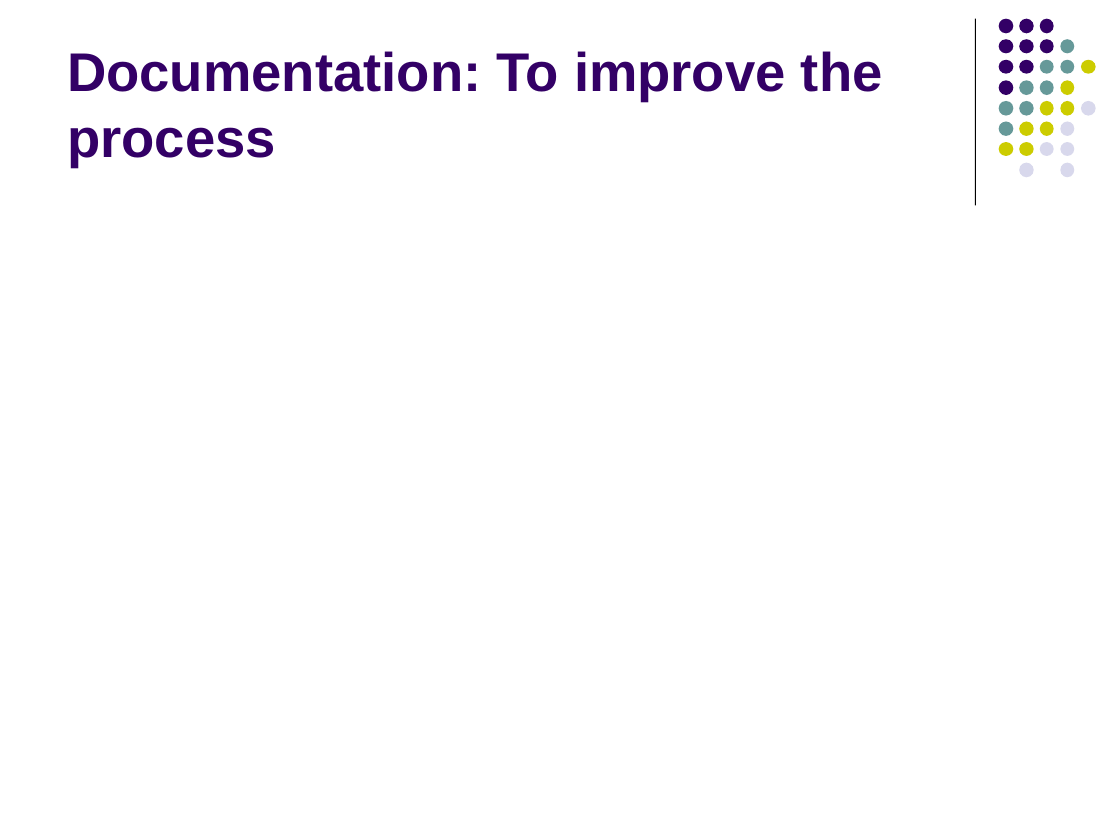
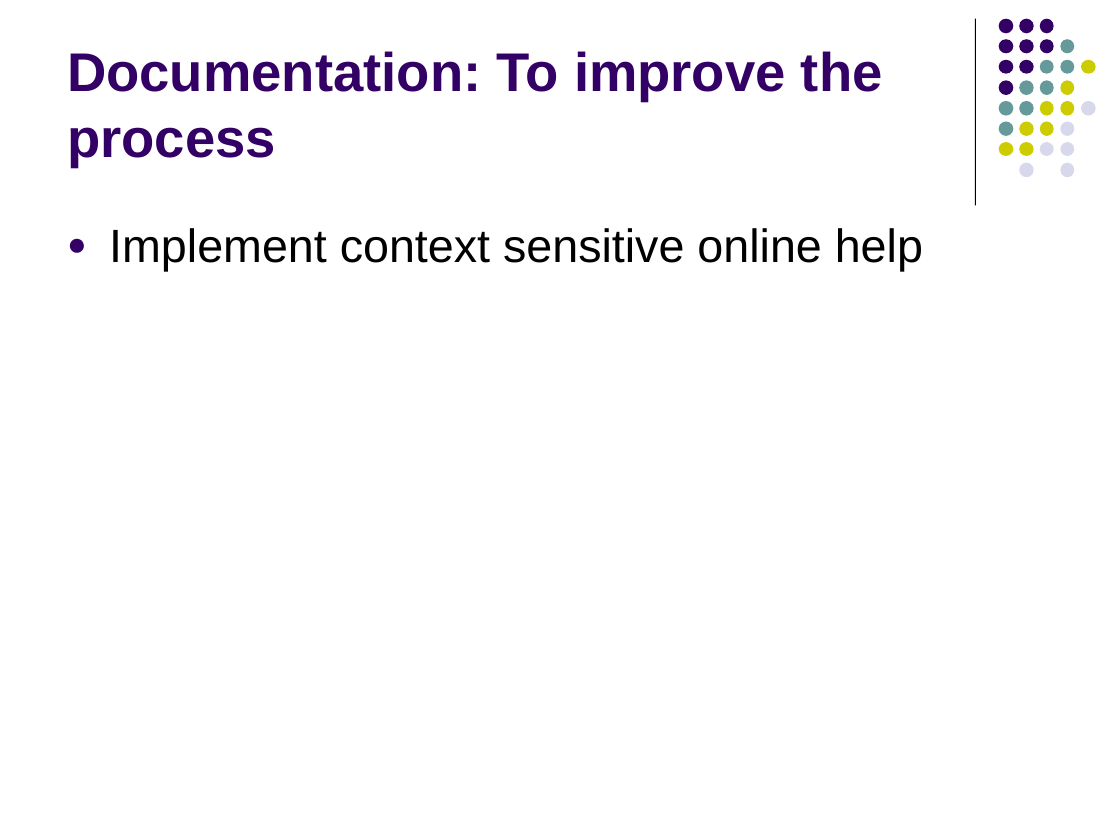
Before and after one commit to NCIP/caarray-docs, a slide deck: slide 16 of project_management/reports/2.3.0_project_portmortem.ppt (slide 15 before the commit). Drawn at 1120x840 pixels with LibreOffice and Linux fonts; fonts in the diff are those of the drawing. Boxes give left, top, right and bottom in pixels: in the first picture for what was removed or moved away, otherwise in the second. Text is boxed around its words. In the diff, an @@ line names an element or a change of style, - is before the commit and + after.

Commit message:
updated w/ documentation and systems input.

```diff
--- a/project_management/reports/2.3.0_project_portmortem.ppt
+++ b/project_management/reports/2.3.0_project_portmortem.ppt
@@ text added at (x1=109, y1=228, x2=923, y2=272), 30 pt, text #000000 @@
+● Implement context sensitive online help
```
Also in this commit, not shown: 4 other slides changed, 4 slides added.
